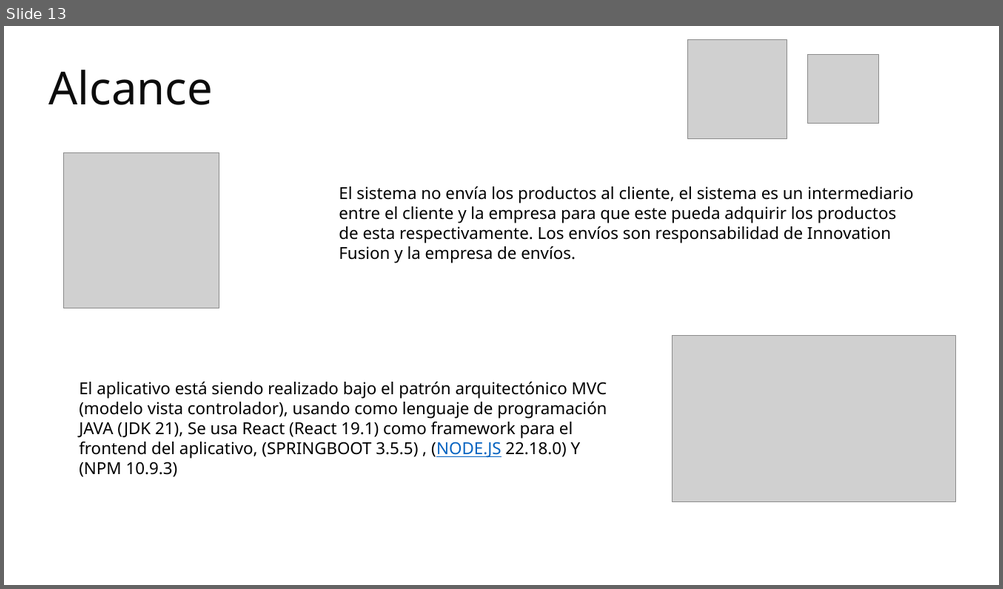
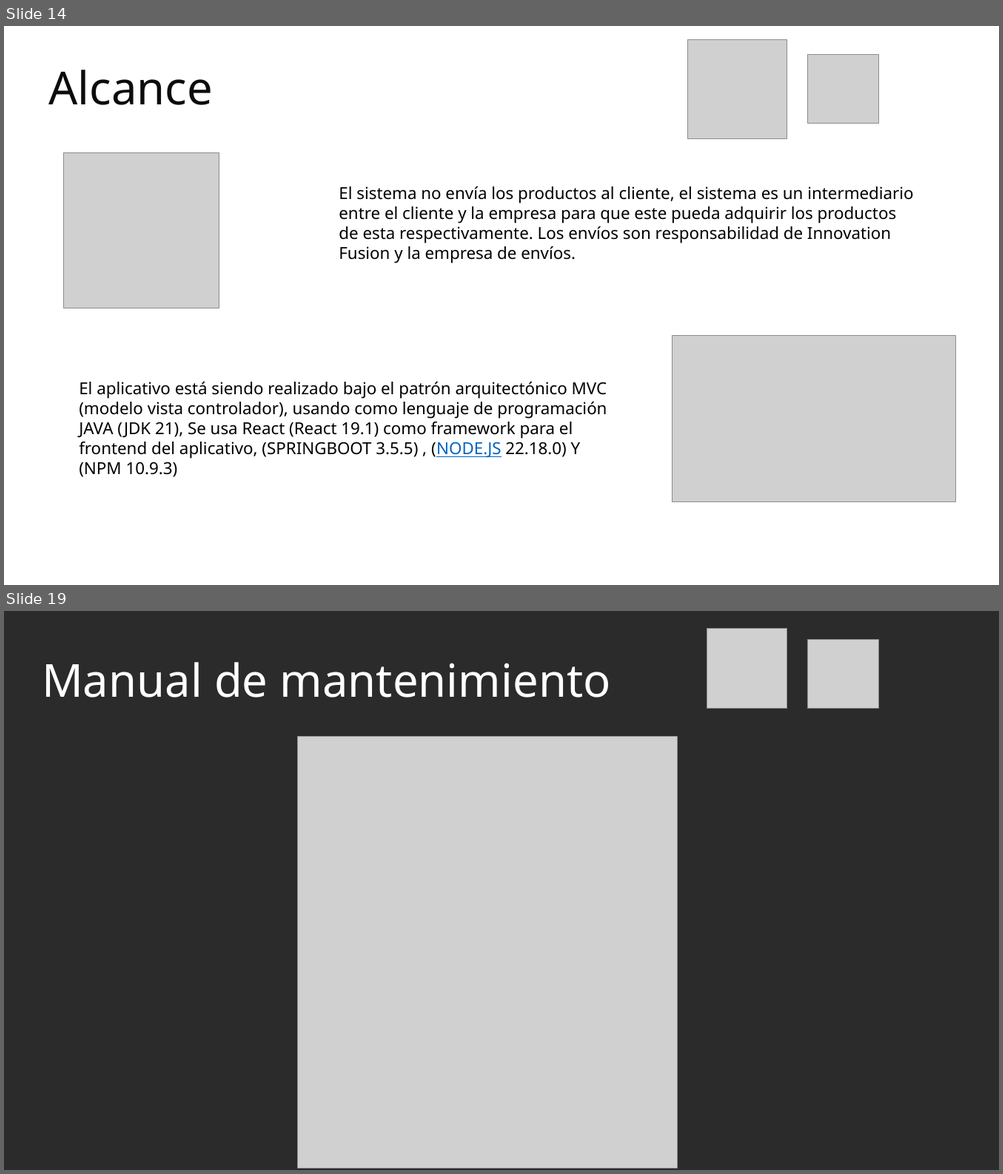
Before and after one commit to Katherin-22/zefiro, a slide deck: 01_proyecto/trim1/01_contextualizacion_proyecto/Presentación del Proyecto.pptx. Shown one above the other, each under a label of ours: slide 13 before the commit, slides 14 and 19 after it; the slides between them are not shown. The pictures are 1003x589 and 1003x1174 pixels, drawn with LibreOffice and Linux fonts; fonts in the diff are those of the drawing; grey boxes stand for pictures; background and template pictures are left out; a plain dark background stands for a picture behind light text. Boxes give left, top, right and bottom in pixels: in the first picture for what was removed or moved away, otherwise in the second. Text is boxed around its words. In the diff, an @@ line names an element or a change of style, - is before the commit and + after.

```diff
--- a/01_proyecto/trim1/01_contextualizacion_proyecto/Presentación del Proyecto.pptx
+++ b/01_proyecto/trim1/01_contextualizacion_proyecto/Presentación del Proyecto.pptx
@@ slide 19 added at [4, 611, 999, 1170], background picture (left out) @@
@@ picture added at [707, 628, 788, 709] @@
@@ picture added at [808, 639, 879, 708] @@
@@ title added at [42, 662, 611, 698], 44 pt, text #FFFFFF @@
+Manual de mantenimiento
@@ picture added at [297, 736, 677, 1169] @@
@@ what was slide 13 is now slide 14 @@
```
Also in this commit, not shown: 4 slides changed, 8 other slides added.
